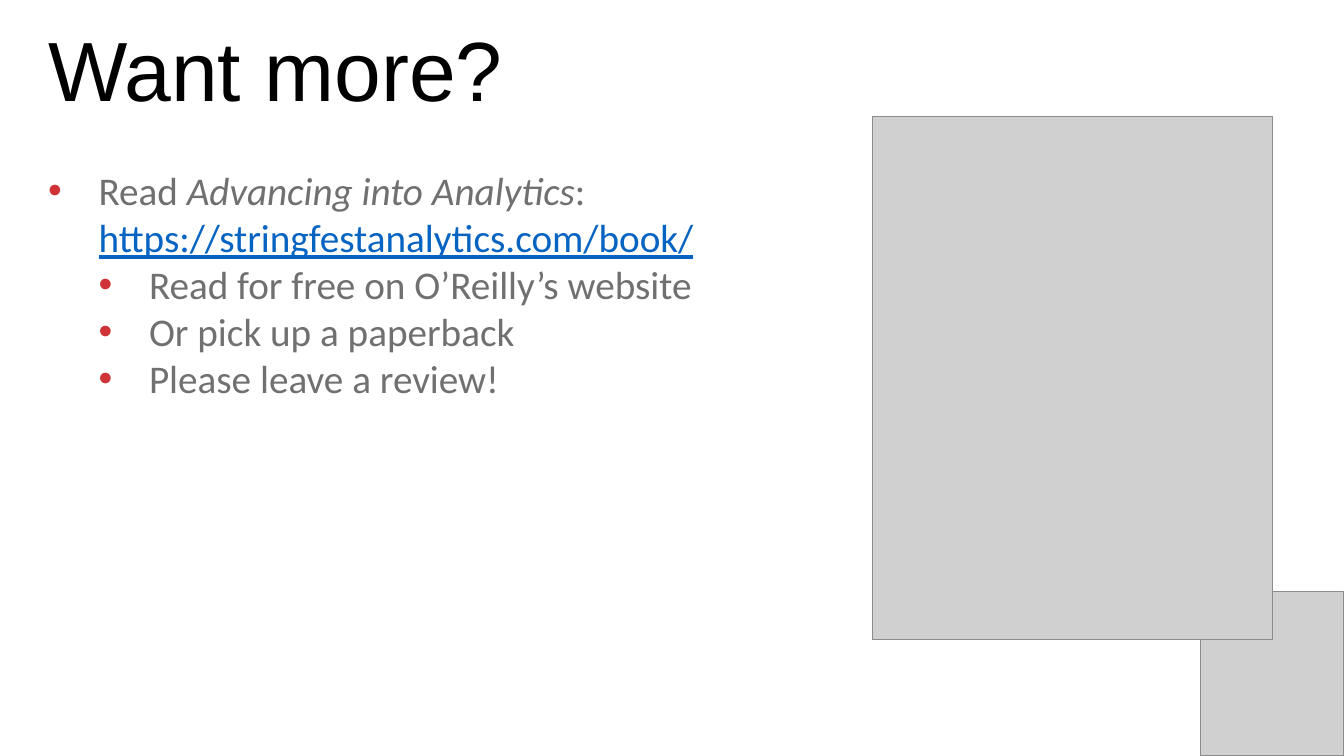
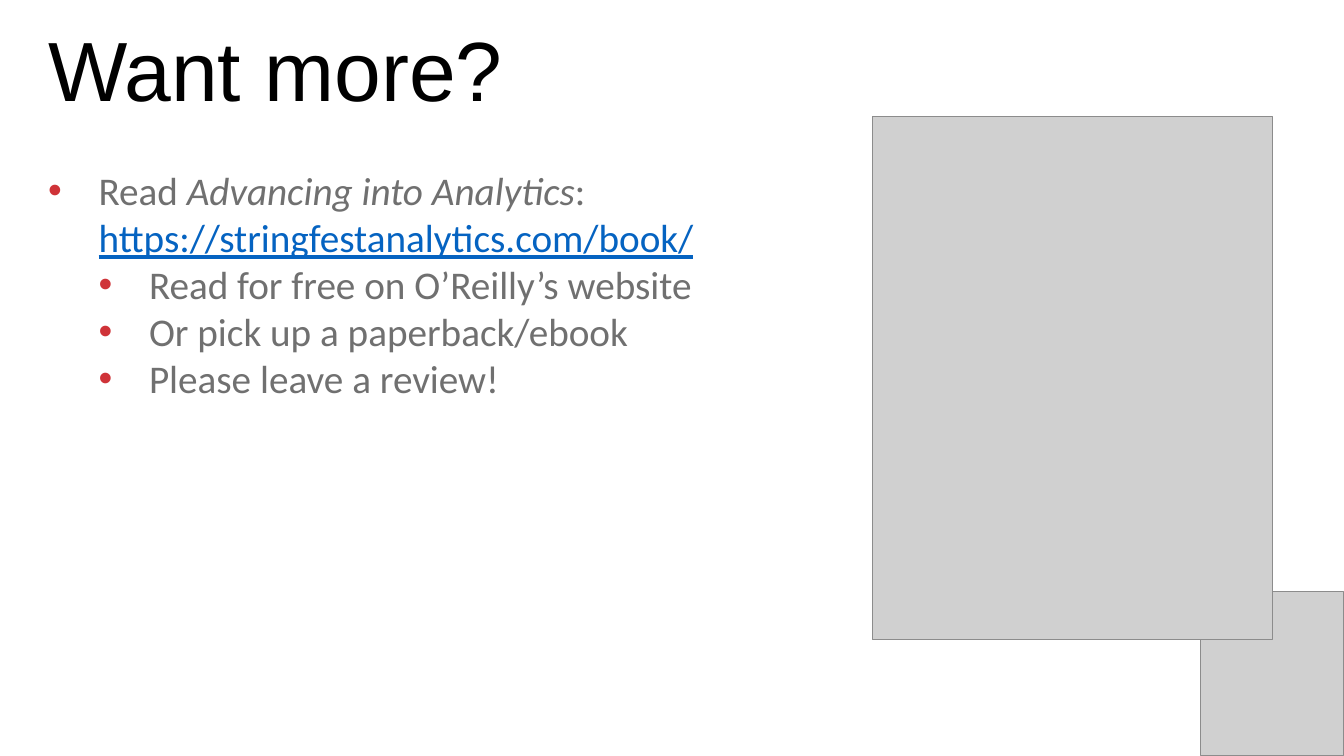
Before and after one commit to stringfestdata/python-for-excel-users-crash-course, a slide deck: slide 24 of python-excel-users-crash-course.pptx (slide 23 before the commit). Drawn at 1344x756 pixels with LibreOffice and Linux fonts; fonts in the diff are those of the drawing; grey boxes stand for pictures. Boxes give left, top, right and bottom in pixels: in the first picture for what was removed or moved away, otherwise in the second. Text is boxed around its words. In the diff, an @@ line names an element or a change of style, - is before the commit and + after.

Commit message:
update slides

```diff
--- a/python-excel-users-crash-course.pptx
+++ b/python-excel-users-crash-course.pptx
@@ text at <box>149,319,628,353</box>: text changed @@
-  • Or pick up a paperback
+  • Or pick up a paperback/ebook
```
Also in this commit, not shown: 1 other slide changed, 4 slides added, 3 slides removed, 1 other file.
